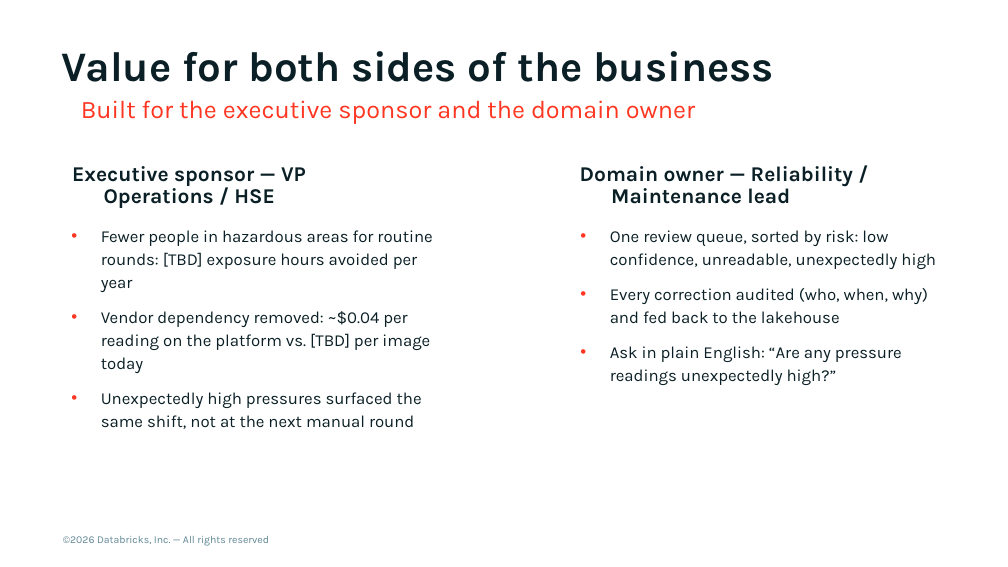
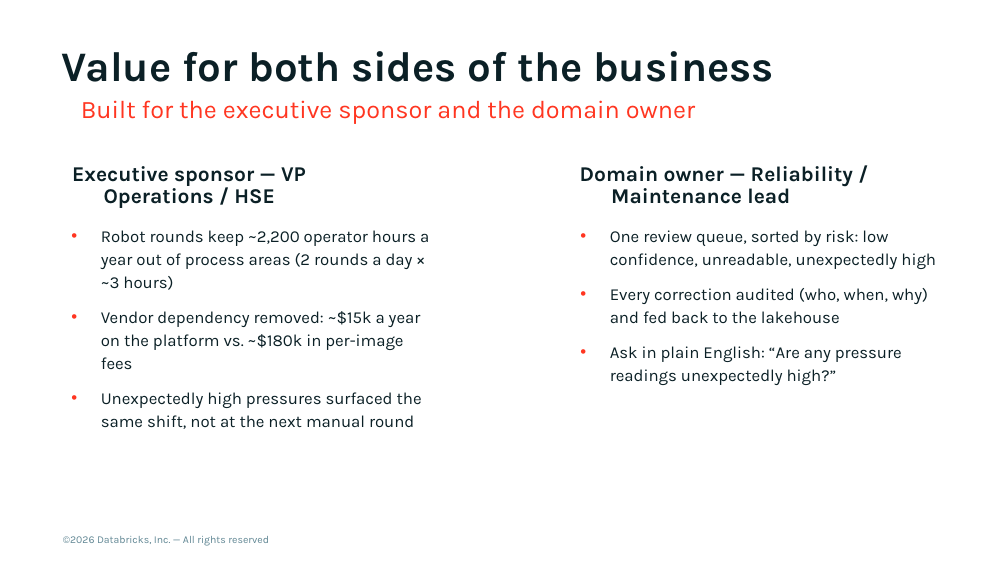
Before and after one commit to admitrewski/pressure-gauge-reader, a slide deck: slide 3 of deck/pressure-gauge-reader.pptx. Drawn at 1008x567 pixels with LibreOffice and Linux fonts; fonts in the diff are those of the drawing; background and template pictures are left out. Boxes give left, top, right and bottom in pixels: in the first picture for what was removed or moved away, otherwise in the second. Text is boxed around its words. In the diff, an @@ line names an element or a change of style, - is before the commit and + after.

Commit message:
Deck + README: value model instead of test-round KPIs; fill TBDs
Replaces the 30-photo test results with an illustrative site value model
(500 gauges twice a day): ~4,900 hours a year back, ~$15k a year AI cost vs
~$180k vendor fees, and downtime at ~$0.8M an hour (Siemens 2024). Assumptions
are stated on the slide. Fills the remaining TBDs: ~2,200 operator hours a year
out of process areas, and pilot targets (8 weeks, <= 1 in 5 reviewed, >= 95%
within +/-2% of full scale).

```diff
--- a/deck/pressure-gauge-reader.pptx
+++ b/deck/pressure-gauge-reader.pptx
@@ text at box(101, 230, 429, 369): text changed @@
-• Fewer people in hazardous areas for routine rounds: [TBD] exposure hours avoided per year
-• Vendor dependency removed: ~$0.04 per reading on the platform vs. [TBD] per image today
+• Robot rounds keep ~2,200 operator hours a year out of process areas (2 rounds a day × ~3 hours)
+• Vendor dependency removed: ~$15k a year on the platform vs. ~$180k in per-image fees
```
Also in this commit, not shown: 2 other slides changed, 2 other files.
